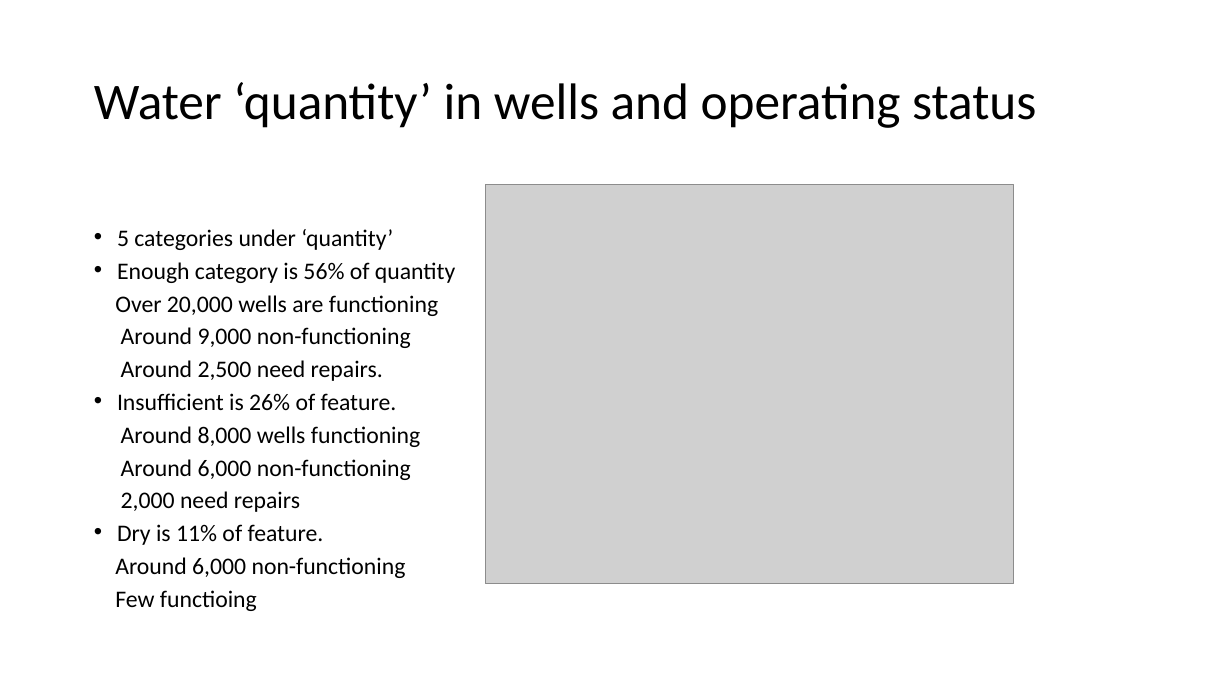
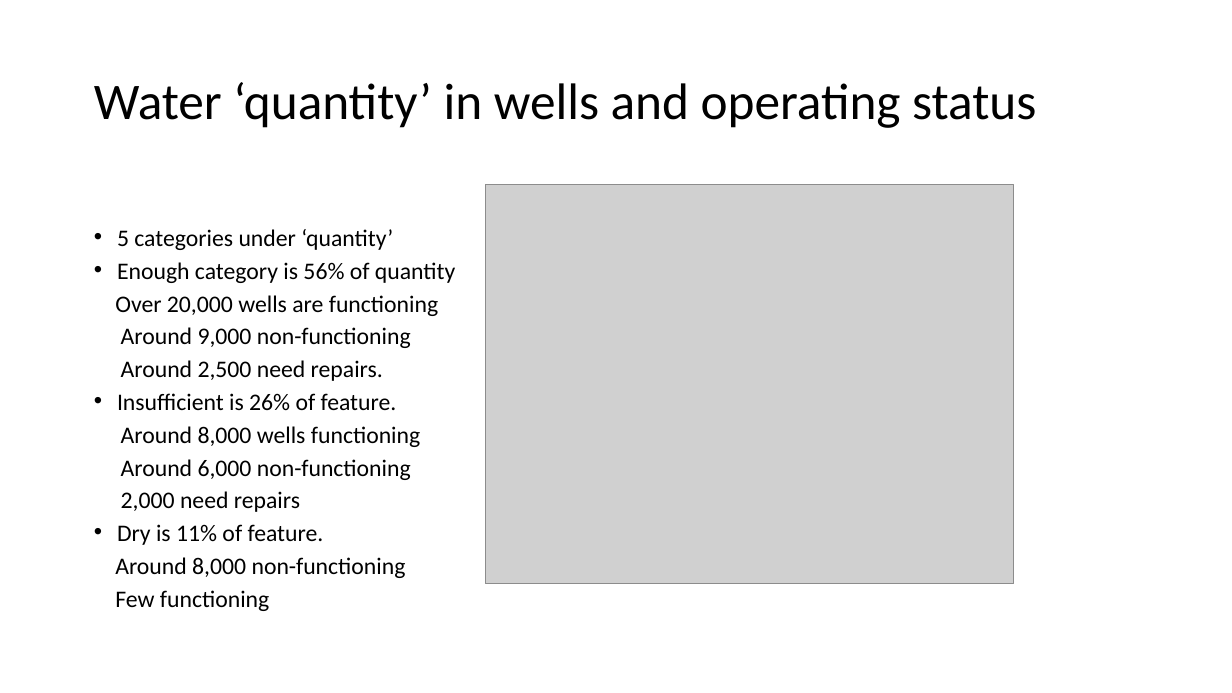
Before and after one commit to davidrtorres/Model-3-Tanzania-Water-Crisis, a slide deck: slide 8 of Presentation1.pptx. Drawn at 1232x693 pixels with LibreOffice and Linux fonts; fonts in the diff are those of the drawing; grey boxes stand for pictures. Boxes give left, top, right and bottom in pixels: in the first picture for what was removed or moved away, otherwise in the second. Text is boxed around its words. In the diff, an @@ line names an element or a change of style, - is before the commit and + after.

```diff
--- a/Presentation1.pptx
+++ b/Presentation1.pptx
@@ text at box(115, 557, 406, 611): text changed @@
-Around 6,000 non-functioning
-Few functioing
+Around 8,000 non-functioning
+Few functioning
```
Also in this commit, not shown: 3 other slides changed, 3 slides removed, 3 other files.
